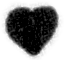
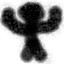
Before/after of a 64 × 64 layered artwork. What changed in the layer stack:
added layer "Paint Layer 16" above "Paint Layer 15" over [0,0,64,64]
hid "Background" over [0,0,64,64]
